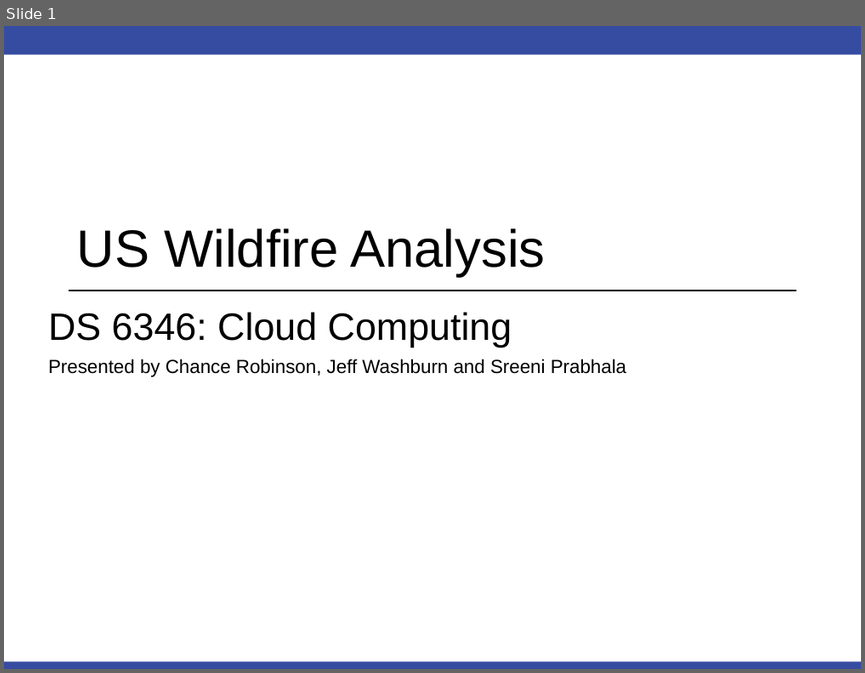
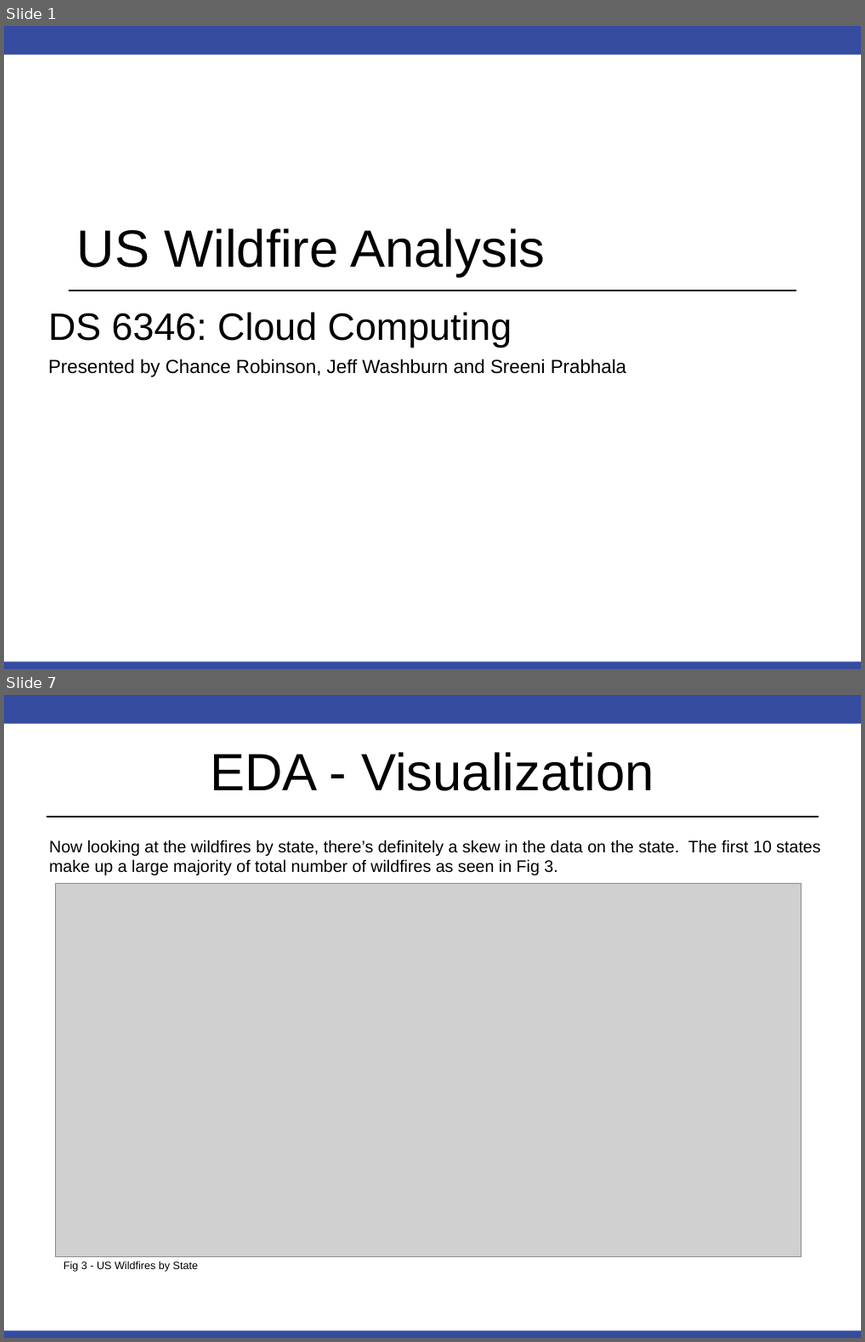
Before and after one commit to RobinsonCW/USWildfireAnalysis, a slide deck: presentation/DS7346_Cloud_Computing_Presentation.pptx. Shown one above the other, each under a label of ours: slide 1 before the commit, slides 1 and 7 after it; the slides between them are not shown. The pictures are 865x673 and 865x1342 pixels, drawn with LibreOffice and Linux fonts; fonts in the diff are those of the drawing; grey boxes stand for pictures; background and template pictures are left out. Boxes give left, top, right and bottom in pixels: in the first picture for what was removed or moved away, otherwise in the second. Text is boxed around its words. In the diff, an @@ line names an element or a change of style, - is before the commit and + after.

```diff
--- a/presentation/DS7346_Cloud_Computing_Presentation.pptx
+++ b/presentation/DS7346_Cloud_Computing_Presentation.pptx
@@ slide 7 added at <box>4,695,861,1338</box>, background #FFFFFF; not listed: 2 template elements that a slide beside it also shows @@
@@ title added at <box>210,752,654,791</box>, 44 pt, text #000000 @@
+EDA - Visualization
@@ line added from (46, 817) to (818, 817), #000000 1.25 pt @@
@@ text added at <box>49,839,820,875</box>, 14 pt, text #000000 @@
+Now looking at the wildfires by state, there’s definitely a skew in the data on the state. The first 10 states make up a large majority of total number of wildfires as seen in Fig 3.
@@ picture added at <box>55,884,800,1256</box> @@
@@ text added at <box>64,1261,198,1271</box>, 9 pt, text #000000 @@
+Fig 3 - US Wildfires by State
```
Also in this commit, not shown: 12 other slides added, 5 slides removed.
